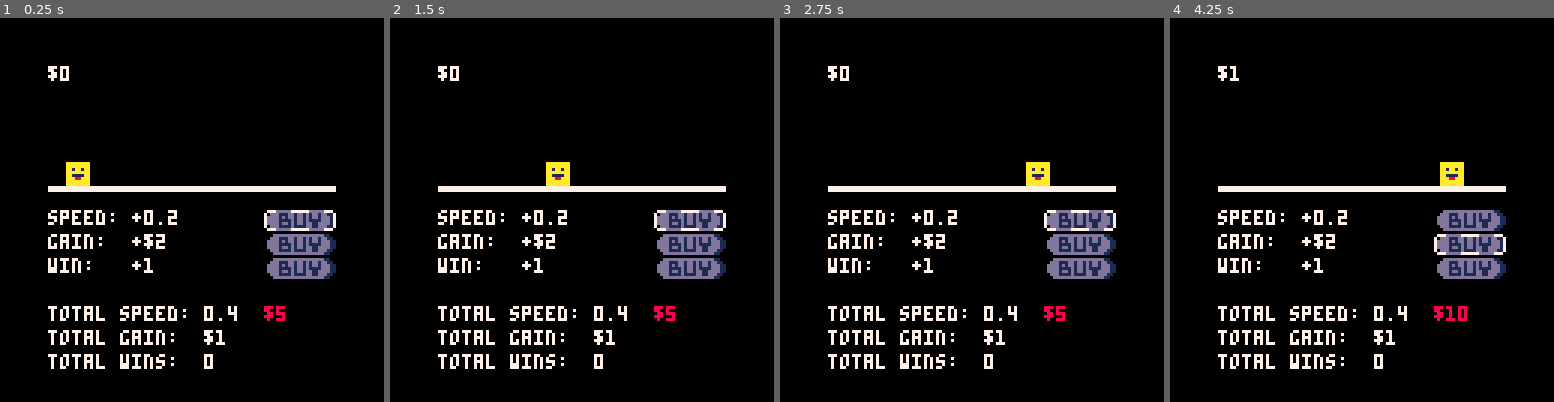
Above: before the commit, frames 1-4 (left to right).
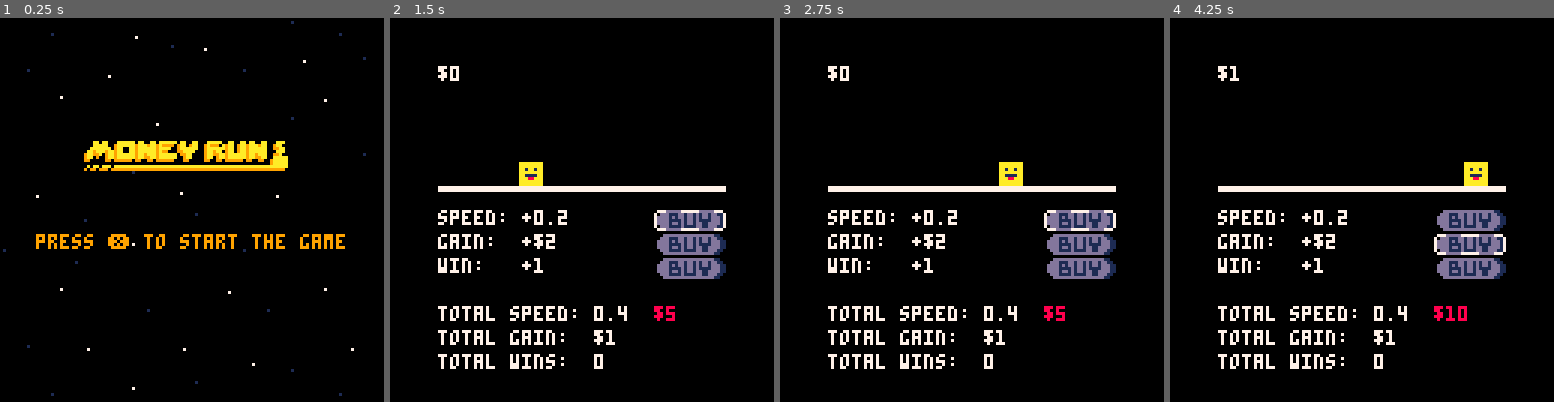
Above: after the commit, the same moments.

Repository: Clineza/money-run
Game: PICO-8 cartridge moneyrun.p8
The game is run twice, just before and just after one commit, with the same random seed, the same clock (stepped at 60 frames per second) and the same inputs.
Inputs:
- Up to frame 1 (0.25 s): no input
- Up to frame 2 (1.5 s): tap X (X key) at 0.33, 1.07 s
- Up to frame 3 (2.75 s): tap X (X key) at 1.85 s; hold Up 2.15-2.42 s
- Up to frame 4 (4.25 s): tap X (X key) at 2.97, 4.08 s; hold Down 3.63-3.97 s

The runs differ from the first frame. In frame 1, 12% of the frame differs, in the area x 0-96%, y 0-99%; in frame 2, 0.8%; in frame 3, 0.8%; in frame 4, 0.8%.

Commit message:
added title and background to main menu scene

Diff:
--- a/moneyrun.p8
+++ b/moneyrun.p8
@@ -2,86 +2,82 @@
 version 42
 __lua__
 function _init()
-	scene = "game"
-	if scene == "main" then
-		init_main()
-	elseif scene == "game" then
-		init_game()
-	elseif scene == "win" then
-		init_win()
-	end
+	prev_scene = nil
+	current_scene = "main"
 end
 
 function _update60()
-	if scene == "main" then
+	--the goal is to always allow each init_ for each screen to run once on a single frame in update.
+	--and we have previous scene and current scene to make this happen .. how do we do it?
+
+	if current_scene == "main" then
 		update_main()
-	elseif scene == "game" then
+	elseif current_scene == "game" then
 		update_game()
-	elseif scene == "win" then
+	elseif current_scene == "win" then
 		update_win()
 	end
+	prev_scene = current_scene
 end
 
 function _draw()
-	if scene == "main" then
+	if current_scene == "main" then
 		draw_main()
-	elseif scene == "game" then
+	elseif current_scene == "game" then
 		draw_game()
-	elseif scene == "win" then
+	elseif current_scene == "win" then
 		draw_win()
 	end
 end
 -->8
-function init_game()
-	wins = 0
-	choice = {
-		options = { "speed", "gain", "win" },
-		num = 1,
-	}
-	moneyman = {
-		tile = 17,
-		x = 2 * 8,
-		y = 6 * 8,
-		speed = 0.4,-- default 0.4 max speed=10
-	}
-	money = {
-		amount = 0,
-		gain = 1,  -- max amount 30000
-		maxamount = 32767,
-		maxed = ""
-	}
-	boundery = {
-		l = 2 * 8,
-		r = 14 * 8,
-	}
-	store = {
-		speed_cost = {5, 25, 85, 360, 950, 1250, 2000, 5000, 7500, 0},
-		gain_cost = {10, 20, 110, 450, 1150, 1750, 2250, 6500, 8000, 0},
-		win_cost = {10000, 12500, 15000, 17500, 20000, 20000, 22500, 25000, 25000, 27500, 30000, 0},
-		speed_amount = {0.2, 0.2, 0.4, 0.4, 0.5, 0.7, 1, 1.6, 2, 0},
-		gain_amount = {2, 5, 8, 15, 30, 60, 85, 105, 170, 0},
-		win_amount = {1, 1, 1, 1, 1, 1, 1, 1, 1, 1, 1, 0},
-		speed_count = 1,
-		gain_count = 1,
-		win_count = 1,
-		color_num = 8,
-		amount = 0,
-
-		speed_btn = 2,
-		gain_btn = 2,
-		win_btn = 2,
-		btn_x = 11 * 8,
-		btn_y = 8 * 8,
-		cost = "",
-		speed_display = "",
-		gain_display = "",
-		win_display = "",
-		speed_display_color = 7,
-		gain_display_color = 7,
-		win_display_color = 7,
-		maxed = "max"
-	}
-end
+wins = 0
+choice = {
+	options = { "speed", "gain", "win" },
+	num = 1,
+}
+moneyman = {
+	tile = 17,
+	x = 2 * 8,
+	y = 6 * 8,
+	speed = 0.4,-- default 0.4 max speed=10
+}
+money = {
+	amount = 0,
+	gain = 1,  -- max amount 30000
+	maxamount = 32767,
+	maxed = ""
+}
+boundery = {
+	l = 2 * 8,
+	r = 14 * 8,
+}
+store = {
+	speed_cost = {5, 25, 85, 360, 950, 1250, 2000, 5000, 7500, 0},
+	gain_cost = {10, 20, 110, 450, 1150, 1750, 2250, 6500, 8000, 0},
+	win_cost = {10000, 12500, 15000, 17500, 20000, 20000, 22500, 25000, 25000, 27500, 30000, 0},
+	speed_amount = {0.2, 0.2, 0.4, 0.4, 0.5, 0.7, 1, 1.6, 2, 0},
+	gain_amount = {2, 5, 8, 15, 30, 60, 85, 105, 170, 0},
+	win_amount = {1, 1, 1, 1, 1, 1, 1, 1, 1, 1, 1, 0},
+	speed_count = 1,
+	gain_count = 1,
+	win_count = 1,
+	color_num = 8,
+	amount = 0,
+
+	speed_btn = 2,
+	gain_btn = 2,
+	win_btn = 2,
+	btn_x = 11 * 8,
+	btn_y = 8 * 8,
+	cost = "",
+	speed_display = "",
+	gain_display = "",
+	win_display = "",
+	speed_display_color = 7,
+	gain_display_color = 7,
+	win_display_color = 7,
+	maxed = "max"
+}
 
 function update_game()
 	local nextposval = nextpos(moneyman.x, moneyman.speed)
@@ -217,7 +213,7 @@
 			store.gain_display_color = 7
 			store.win_display_color = 7
 		else
-			scene = "win"
+			current_scene = "win"
 		end
 	end
 end
@@ -280,9 +276,11 @@
 end
 
 -->8
-function init_win()
-
-end
+tile_size = 8
+main_draw = {
+	start_x = 1.5 * tile_size,
+	start_y = 9 * tile_size,
+}
 
 function update_win()
 end
@@ -291,17 +289,23 @@
 	cls()
 end
 -->8
-function init_main()
-
-end
-
 function update_main()
-
+	if btnp(❎) then
+		current_scene = "game"
+	end
 end
 
 function draw_main()
 	cls()
-end
+	map(16, 0, 0, 0, 16, 16)
+	spr(32, 3.5*8, 5*8, 9, 2)
+	--print("press ❎ to start the game", 1.4*8, 9.1*8, 2)
+	print("press ❎ to start the game", main_draw.start_x, main_draw.start_y, 9)
+end
+…(4 lines of a section not shown)…
 
 
 
@@ -461,16 +465,24 @@
 0000000000000000000000000000000000020000000000000000000000000000000000000000000000000000000000000000000000000000000000000000000000000000000000000000000000000000000000000000000000000000000000000000000000000000000000000000000000000000000000000000000000000000
 0000000000000000000000000000000000000000000000000000000000000000000000000000000000000000000000000000000000000000000000000000000000000000000000000000000000000000000000000000000000000000000000000000000000000000000000000000000000000000000000000000000000000000
 __map__
-1010101010101010101010101010001000000000000000000000000000000000000000000000000000000000000000000000000000000000000000000000000000000000000000000000000000000000000000000000000000000000000000000000000000000000000000000000000000000000000000000000000000000000
-0000000000000000000000000000000000000000000000000000000000000000000000000000000000000000000000000000000000000000000000000000000000000000000000000000000000000000000000000000000000000000000000000000000000000000000000000000000000000000000000000000000000000000
-0000000000000000000000000000000000000000000000000000000000000000000000000000000000000000000000000000000000000000000000000000000000000000000000000000000000000000000000000000000000000000000000000000000000000000000000000000000000000000000000000000000000000000
-0000000000000000000000000000000000000000000000000000000000000000000000000000000000000000000000000000000000000000000000000000000000000000000000000000000000000000000000000000000000000000000000000000000000000000000000000000000000000000000000000000000000000000
-0000000000000000000000000000000000000000000000000000000000000000000000000000000000000000000000000000000000000000000000000000000000000000000000000000000000000000000000000000000000000000000000000000000000000000000000000000000000000000000000000000000000000000
-0000000000000000000000000000000000000000000000000000000000000000000000000000000000000000000000000000000000000000000000000000000000000000000000000000000000000000000000000000000000000000000000000000000000000000000000000000000000000000000000000000000000000000
-0000000000000000000000000000000000000000000000000000000000000000000000000000000000000000000000000000000000000000000000000000000000000000000000000000000000000000000000000000000000000000000000000000000000000000000000000000000000000000000000000000000000000000
-0000010101010101010101010101100000000000000000000000000000000000000000000000000000000000000000000000000000000000000000000000000000000000000000000000000000000000000000000000000000000000000000000000000000000000000000000000000000000000000000000000000000000000
-…(5 lines of a section not shown)…
+1010101010101010101010101010001000000d00000f0000000000000b000d00000000000000000000000000000000000000000000000000000000000000000000000000000000000000000000000000000000000000000000000000000000000000000000000000000000000000000000000000000000000000000000000000
+00000000000000000000000000000000000000000000000b0e0000000f00000d000000000000000000000000000000000000000000000000000000000000000000000000000000000000000000000000000000000000000000000000000000000000000000000000000000000000000000000000000000000000000000000000
+00000000000000000000000000000000000b00000c00000000000b0000000000000000000000000000000000000000000000000000000000000000000000000000000000000000000000000000000000000000000000000000000000000000000000000000000000000000000000000000000000000000000000000000000000
+0000000000000000000000000000000000000e000000000000000000000c0000000000000000000000000000000000000000000000000000000000000000000000000000000000000000000000000000000000000000000000000000000000000000000000000000000000000000000000000000000000000000000000000000
+000000000000000000000000000000000000000000000c00000000000b000000000000000000000000000000000000000000000000000000000000000000000000000000000000000000000000000000000000000000000000000000000000000000000000000000000000000000000000000000000000000000000000000000
+000000000000000000000000000000000000000000000000000e00000000000d000000000000000000000000000000000000000000000000000000000000000000000000000000000000000000000000000000000000000000000000000000000000000000000000000000000000000000000000000000000000000000000000
+000000000000000000000000000000000000000e001b00000000000000000000000000000000000000000000000000000000000000000000000000000000000000000000000000000000000000000000000000000000000000000000000000000000000000000000000000000000000000000000000000000000000000000000
+00000101010101010101010101010000000c00000000000e0000000c00000000000000000000000000000000000000000000000000000000000000000000000000000000000000000000000000000000000000000000000000000000000000000000000000000000000000000000000000000000000000000000000000000000
+000000000000000000000000000000000000001b000000000b00000000000000000000000000000000000000000000000000000000000000000000000000000000000000000000000000000000000000000000000000000000000000000000000000000000000000000000000000000000000000000000000000000000000000
+000000000000000000000000000000000d000000000c000000000d0000000000000000000000000000000000000000000000000000000000000000000000000000000000000000000000000000000000000000000000000000000000000000000000000000000000000000000000000000000000000000000000000000000000
+000000000000000000000000000000000000000b000000000000000000000000000000000000000000000000000000000000000000000000000000000000000000000000000000000000000000000000000000000000000000000000000000000000000000000000000000000000000000000000000000000000000000000000
+0000000000000000000000000000000000000e0000000000000c0000000e0000000000000000000000000000000000000000000000000000000000000000000000000000000000000000000000000000000000000000000000000000000000000000000000000000000000000000000000000000000000000000000000000000
+000000000000000000000000000000000000000000000b000000000b00000000000000000000000000000000000000000000000000000000000000000000000000000000000000000000000000000000000000000000000000000000000000000000000000000000000000000000000000000000000000000000000000000000
+00000000000000000000000000000000000d000f0000000f0000000000000f00000000000000000000000000000000000000000000000000000000000000000000000000000000000000000000000000000000000000000000000000000000000000000000000000000000000000000000000000000000000000000000000000
+00000000000000000000000000000000000000000000000000000c000d000000000000000000000000000000000000000000000000000000000000000000000000000000000000000000000000000000000000000000000000000000000000000000000000000000000000000000000000000000000000000000000000000000
+0000000000000000000000000000000000000d00000c00000b00000000000d00000000000000000000000000000000000000000000000000000000000000000000000000000000000000000000000000000000000000000000000000000000000000000000000000000000000000000000000000000000000000000000000000
+…(5 lines of a section not shown)…
Not shown, changed: 31 lines of the sprite sheet (__gfx__) section of moneyrun.p8
